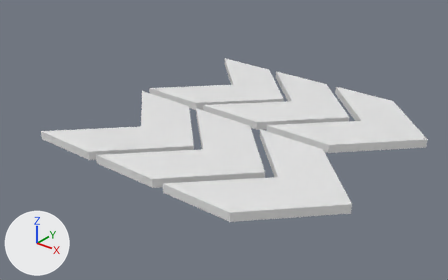
One commit to the FBX model Beyond The Line/Assets/Models/SPEEDPAD.fbx: the scene before it, then after it.
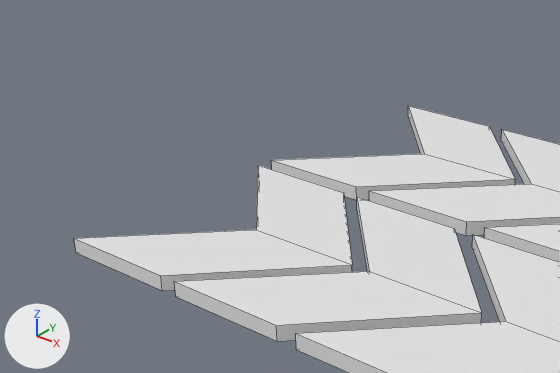
There are two pictures of each version: one whole from a 50 mm camera at (3644.8, 3606.9, 81.8) aimed at (3531.9, 3748.0, -5.7), one close up on the part from 0% to 69% of the width and 0% to 73% of the height. The lights are fixed; the arrows at lower left show +X, +Y and +Z. The close-ups show mesh edges as thin lines. Where no turn or scale is listed for an object, it has been applied to the vertices.

Script lines for the objects in view, before the commit:
```python
me_cube_001 = bpy.data.meshes.new('Cube.001')
me_cube_001.from_pydata(...)  # 72 vertices, 60 faces; spans x -47.2..48.1, y -45.6..45.2, z -0.9..1.8
me_cube_001.materials.append(mat_speed)  # white #e7e7e7
ob_cube_001 = bpy.data.objects.new('Cube.001', me_cube_001)
ob_cube_001.location = (3539.4, 3752.9, -1.0)
```
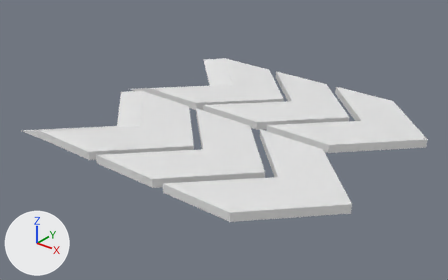
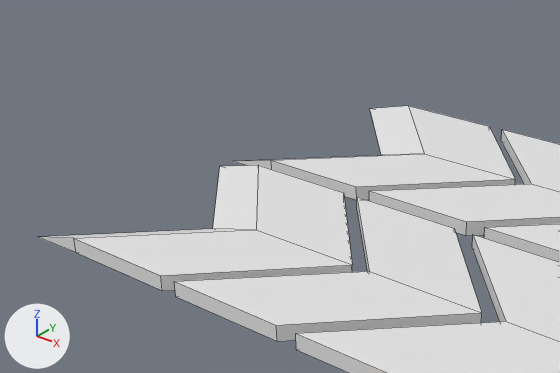
Changed parts and their boxes (x1, y1, x2, y2) in the close-ups (560 x 373 px):
'Cube.001', reshaped: before (74, 106, 560, 373); after (38, 106, 560, 373)
part 1 of me_cube_001, built on: before (408, 107, 424, 154); after (38, 106, 424, 252)

Patch to the scene script:
```diff
--- a/Beyond The Line/Assets/Models/SPEEDPAD.fbx.py
+++ b/Beyond The Line/Assets/Models/SPEEDPAD.fbx.py
@@ me_cube_001 @@
 # used by ob_cube_001; location = (3539.4, 3752.9, -1.0)
-me_cube_001.from_pydata(...)  # 72 vertices, 60 faces; spans x -47.2..48.1, y -45.6..45.2, z -0.9..1.8
+me_cube_001.from_pydata(...)  # 78 vertices, 68 faces; spans x -58.8..48.1, y -45.6..45.4, z -1.4..1.8
+# me_cube_001 part 1
+# 4 faces are deleted
+# 6 new vertices lie (-11.6, 0.2, -0.5) away from vertices in x -47.2..-25.6, y -45.6..45.2, z -0.9
+# 12 new faces join them
 me_cube_001.materials.append(mat_speed)
```
